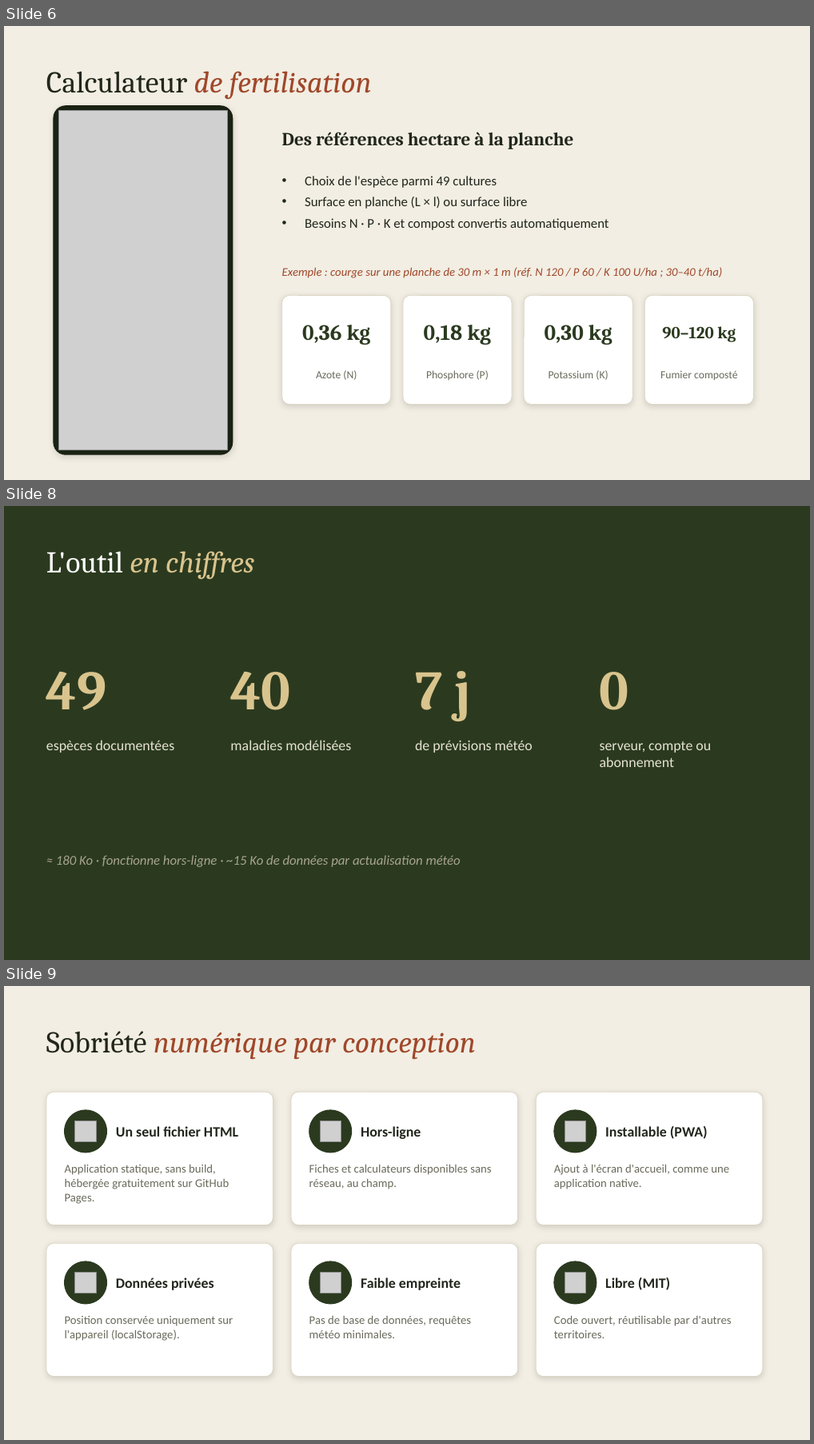
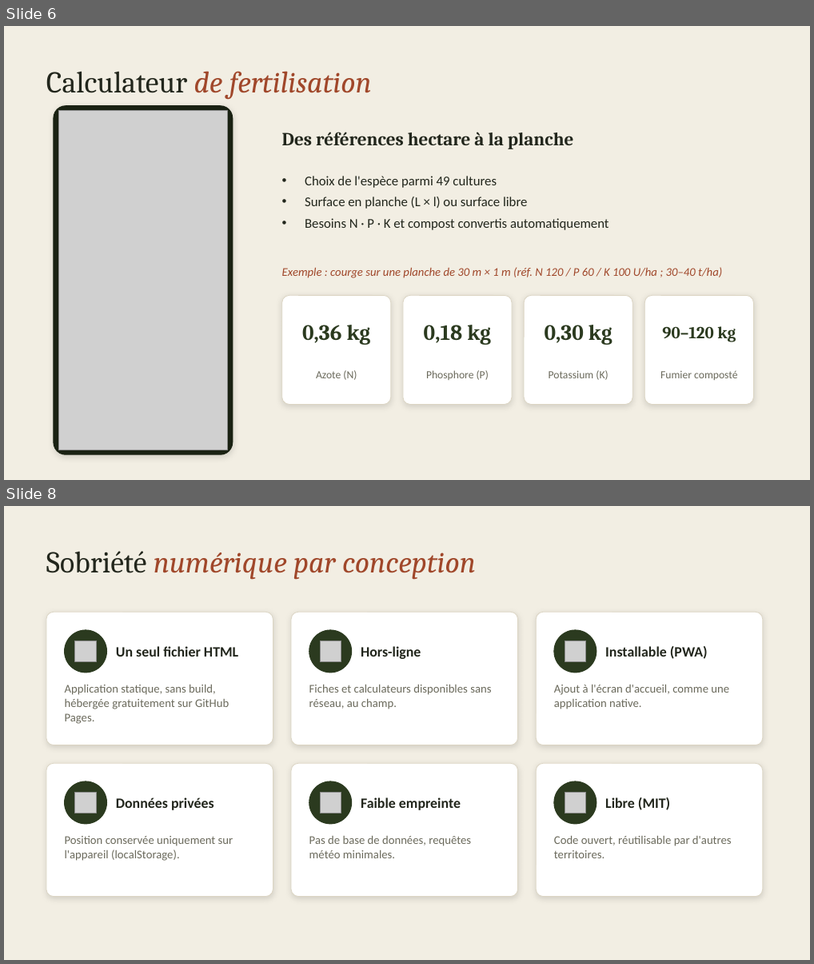
Before and after one commit to elodie24000/meteo-rique-maraichage, a slide deck: presentation/Presentation_outil_maraichage.pptx. Shown one above the other, each under a label of ours: slides 6, 8 and 9 before the commit, slides 6 and 8 after it; the slides between them are not shown. The pictures are 814x1444 and 814x964 pixels, drawn with LibreOffice and Linux fonts; fonts in the diff are those of the drawing; grey boxes stand for pictures. Boxes give left, top, right and bottom in pixels: in the first picture for what was removed or moved away, otherwise in the second. Text is boxed around its words. In the diff, an @@ line names an element or a change of style, - is before the commit and + after.

```diff
--- a/presentation/Presentation_outil_maraichage.pptx
+++ b/presentation/Presentation_outil_maraichage.pptx
@@ slide 8 removed at bbox=[4, 506, 810, 960], background #2B3A1F @@
@@ text removed at bbox=[46, 551, 254, 579] @@
-L'outil en chiffres
@@ text removed at bbox=[46, 672, 106, 710] @@
-49
@@ text removed at bbox=[230, 672, 290, 710] @@
-40
@@ text removed at bbox=[415, 671, 472, 721] @@
-7 j
@@ text removed at bbox=[600, 672, 630, 710] @@
-0
@@ text removed at bbox=[46, 740, 175, 752] @@
-espèces documentées
@@ text removed at bbox=[230, 740, 351, 750] @@
-maladies modélisées
@@ text removed at bbox=[415, 740, 533, 752] @@
-de prévisions météo
@@ text removed at bbox=[600, 741, 711, 767] @@
-serveur, compte ou abonnement
@@ text removed at bbox=[56, 855, 461, 867] @@
-≈ 180 Ko · fonctionne hors-ligne · ~15 Ko de données par actualisation météo
@@ what was slide 9 is now slide 8 @@
```
